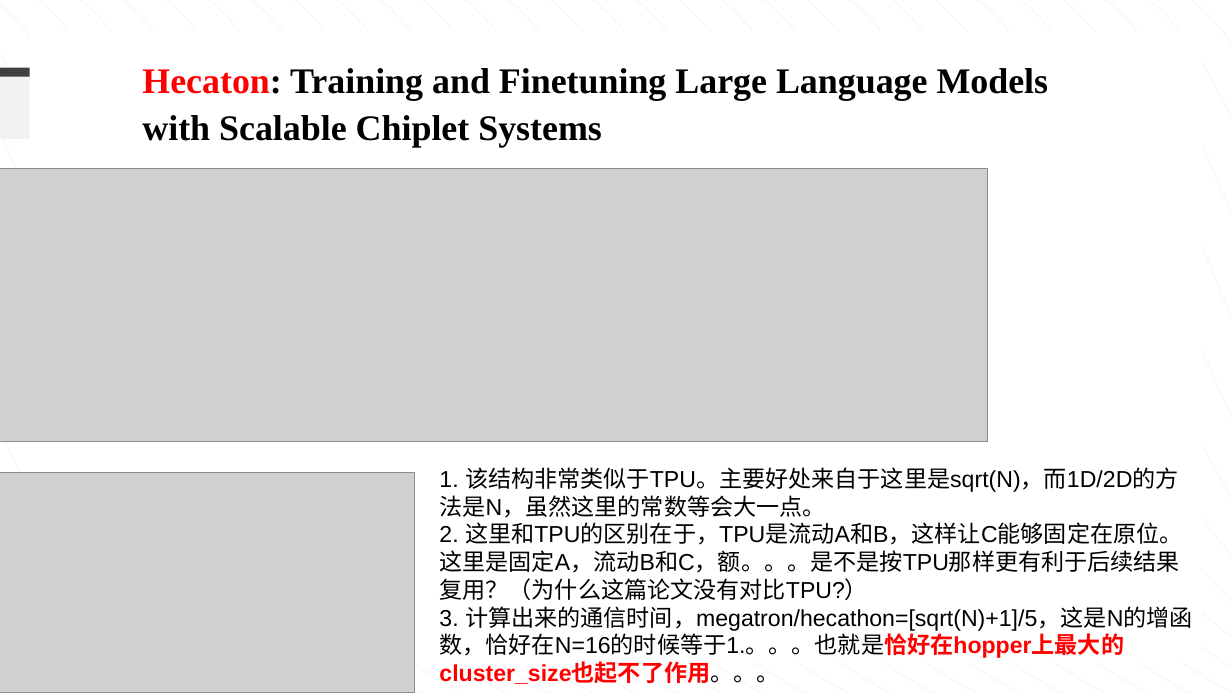
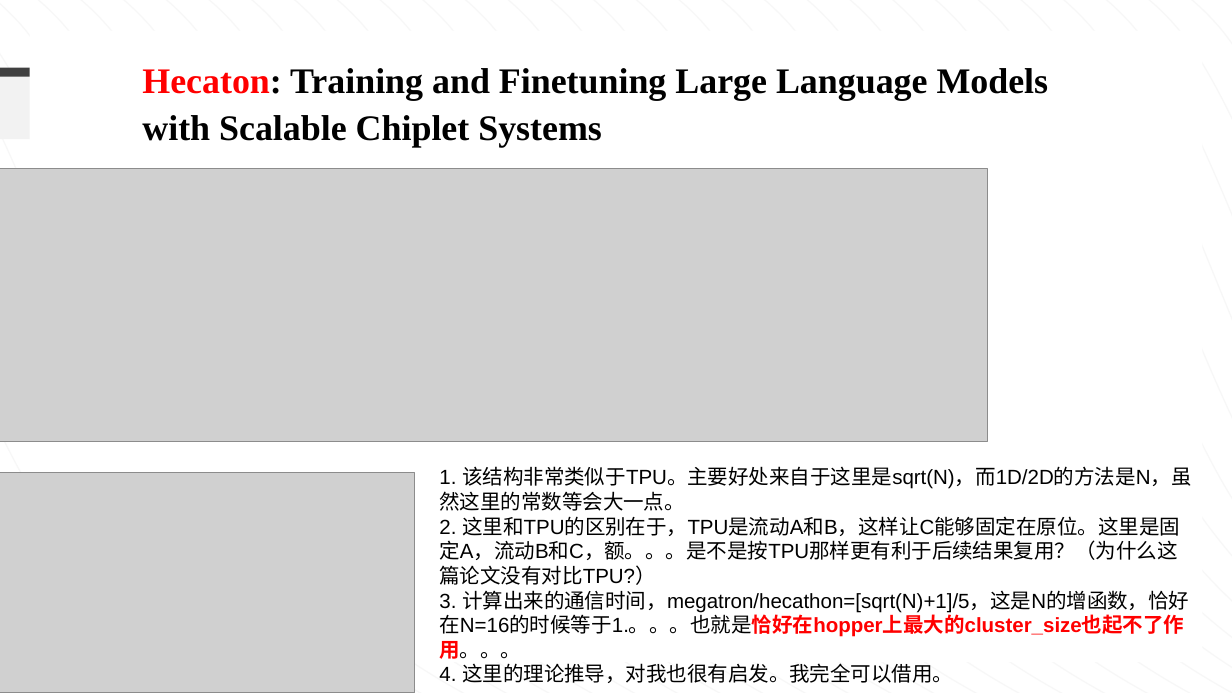
Before and after one commit to ziyuhuang123/dataflow_code, a slide deck: slide 7 of weekly_report/0815汇报/汇报-0815.pptx. Drawn at 1232x693 pixels with LibreOffice and Linux fonts; fonts in the diff are those of the drawing; grey boxes stand for pictures. Boxes give left, top, right and bottom in pixels: in the first picture for what was removed or moved away, otherwise in the second. Text is boxed around its words. In the diff, an @@ line names an element or a change of style, - is before the commit and + after.

```diff
--- a/weekly_report/0815汇报/汇报-0815.pptx
+++ b/weekly_report/0815汇报/汇报-0815.pptx
@@ text at box(439, 466, 1191, 659): size 18 to 16 pt @@
@@ text at box(439, 663, 953, 683): paragraph added @@
+4. 这里的理论推导，对我也很有启发。我完全可以借用。
```
Also in this commit, not shown: 12 other files.
